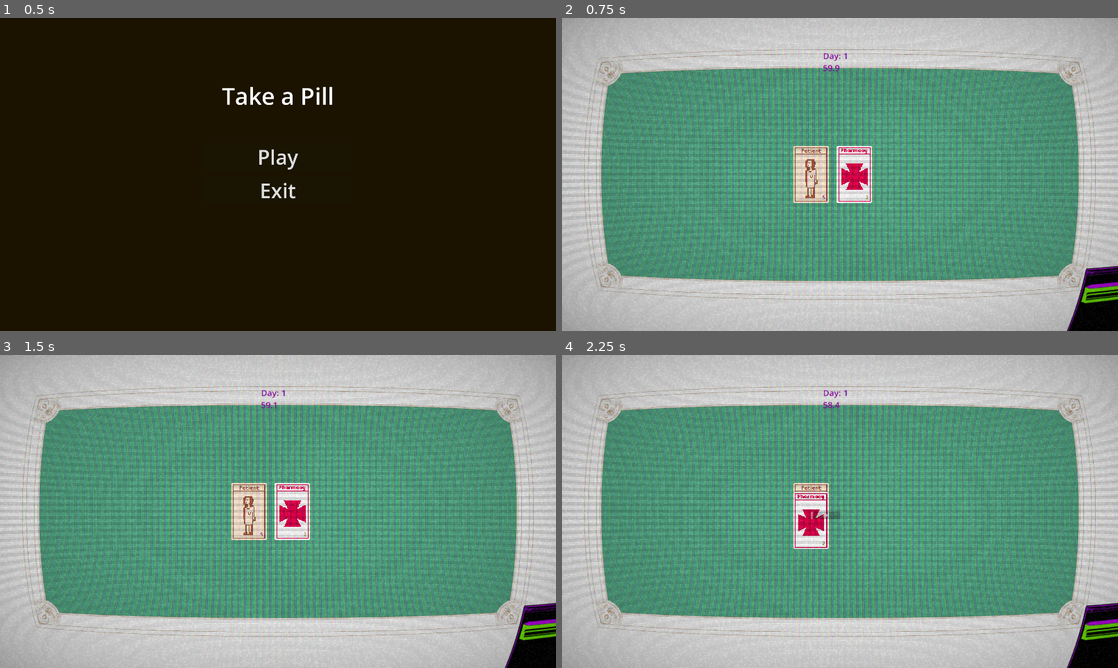
Above: before the commit, frames 1-4 (two rows, left to right).
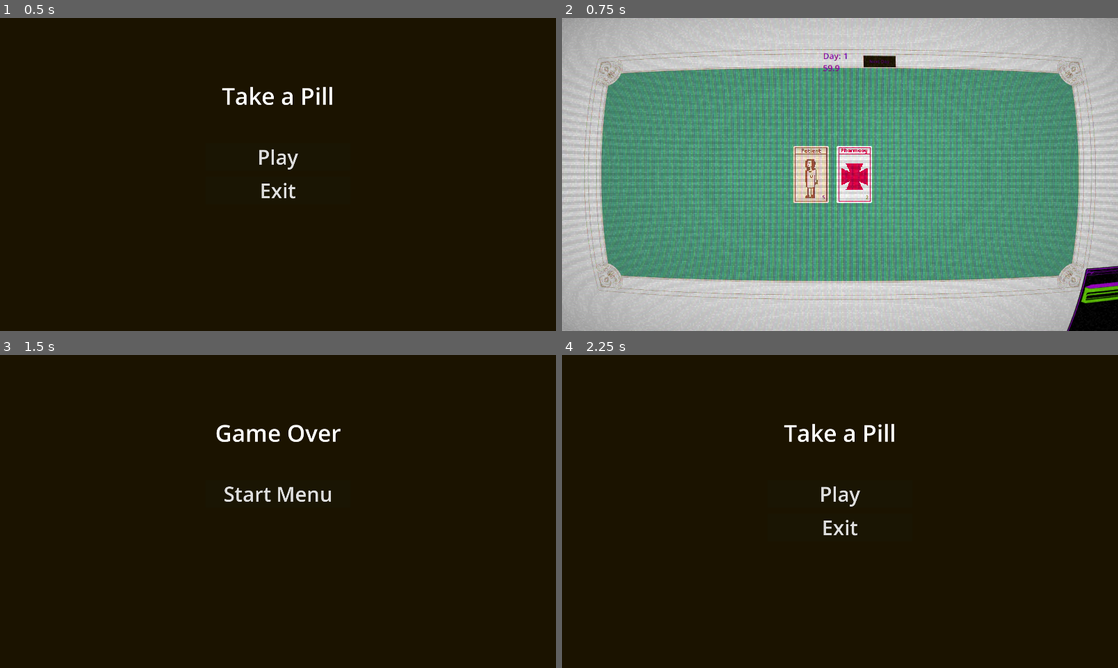
Above: after the commit, the same moments.

Repository: Pegasojuegos/Take-a-Pill
Game: Godot game, scene res://scenes/deck/start_menu.tscn
Two runs of this game, one before a commit and one after it. Both use one fixed random seed, a clock stepped at 60 frames per second and the inputs below. Sound files missing from this copy of the repository are replaced by a short silence.
Inputs (mouse positions are in pixels of both pictures, inside the frame that each line leads up to):
- Up to frame 1 (0.5 s): no input
- Up to frame 2 (0.75 s): click "Play" at 0.5 s
- Up to frame 3 (1.5 s): click (316, 395) at 1.25 s, where only the run after the commit has a clickable "Next Day"
- Up to frame 4 (2.25 s): click (840, 492) at 2 s, where only the run after the commit has a clickable "Start Menu"

Frame 1 is identical in both runs. In frame 2, 0.2% of the frame differs, in the area x 54-61%, y 12-16%; in frame 3, 99%; in frame 4, 100%, in the area x 0-100%, y 0-100%.

Commit message:
versión 2.0

Diff:
--- a/project.godot
+++ b/project.godot
@@ -15,7 +15,7 @@
 config/features=PackedStringArray("4.2", "GL Compatibility")
 boot_splash/bg_color=Color(0.109804, 0.0784314, 0.00392157, 1)
 boot_splash/image="res://icon.png"
-config/icon="res://icon.svg"
+config/icon="res://icon.png"
 
 [display]
 
@@ -28,3 +28,4 @@
 
 renderer/rendering_method="gl_compatibility"
 renderer/rendering_method.mobile="gl_compatibility"
+textures/vram_compression/import_etc2_astc=true
--- /dev/null
+++ b/scenes/AudioStreamPlayer2D.gd
@@ -0,0 +1,5 @@
+extends AudioStreamPlayer2D
+
+
+func _on_finished():
+	$".".play()
--- a/scenes/board.tscn
+++ b/scenes/board.tscn
@@ -1,7 +1,13 @@
-[gd_scene load_steps=3 format=3 uid="uid://noigxkqenfra"]
+[gd_scene load_steps=5 format=3 uid="uid://noigxkqenfra"]
 
 [ext_resource type="Script" path="res://scripts/board.gd" id="1_111hh"]
 [ext_resource type="Texture2D" uid="uid://cvdlemtvayedo" path="res://assets/images/Board.png" id="2_rv7fb"]
+
+[sub_resource type="StyleBoxFlat" id="StyleBoxFlat_tfokq"]
+bg_color = Color(0.109804, 0.0784314, 0.00392157, 1)
+
+[sub_resource type="StyleBoxFlat" id="StyleBoxFlat_87aer"]
+bg_color = Color(0.20059, 0.151921, 0.011178, 1)
 
 [node name="Board" type="Node2D"]
 script = ExtResource("1_111hh")
@@ -28,10 +34,26 @@
 size_flags_vertical = 0
 theme_override_colors/font_color = Color(0.513005, 0.000796853, 0.62964, 1)
 theme_override_font_sizes/font_size = 30
+text = "a<"
 
 [node name="Day" type="Timer" parent="."]
 wait_time = 60.0
 one_shot = true
+
+[node name="Fin" type="Timer" parent="."]
+wait_time = 2.0
+one_shot = true
+
+[node name="NextDay" type="Button" parent="."]
+offset_left = 82.0
+offset_top = -419.0
+offset_right = 196.0
+offset_bottom = -376.0
+theme_override_colors/font_color = Color(0.314133, 0.000741743, 0.472048, 1)
+theme_override_colors/font_hover_color = Color(0.700334, 0.183764, 1, 1)
+theme_override_styles/normal = SubResource("StyleBoxFlat_tfokq")
+theme_override_styles/hover = SubResource("StyleBoxFlat_87aer")
+text = "Next Day"
 
 [node name="ColorRect" type="ColorRect" parent="."]
 visible = false
@@ -48,9 +70,6 @@
 grow_vertical = 2
 size_flags_horizontal = 4
 
-[node name="Fin" type="Timer" parent="."]
-wait_time = 2.0
-one_shot = true
-
 [connection signal="timeout" from="Day" to="." method="_on_day_timeout"]
 [connection signal="timeout" from="Fin" to="." method="_on_fin_timeout"]
+[connection signal="pressed" from="NextDay" to="." method="_on_next_day_pressed"]
--- a/scenes/bot.tscn
+++ b/scenes/bot.tscn
@@ -16,5 +16,13 @@
 [node name="CollisionShape2D" type="CollisionShape2D" parent="Area2D"]
 shape = SubResource("RectangleShape2D_0qgq5")
 
+[node name="Label" type="Label" parent="."]
+offset_left = 39.0
+offset_top = 67.0
+offset_right = 50.0
+offset_bottom = 90.0
+theme_override_colors/font_color = Color(0.392346, 0.000173656, 0.420472, 1)
+theme_override_colors/font_shadow_color = Color(1, 0.870206, 0.985939, 1)
+
 [connection signal="area_entered" from="Area2D" to="." method="_on_area_2d_area_entered"]
 [connection signal="area_exited" from="Area2D" to="." method="_on_area_2d_area_exited"]
--- a/scenes/deck/ritual.tscn
+++ b/scenes/deck/ritual.tscn
@@ -8,7 +8,7 @@
 script = ExtResource("2_foh3a")
 ritualName = "Ritual"
 ritualDescription = "ag??++ae**23r0`*/a+awe-*g/"
-ritualUses = 1
+ritualUses = 666
 
 [node name="Sprite2D" parent="." index="0"]
 texture = ExtResource("3_wf18j")
--- a/scenes/final.tscn
+++ b/scenes/final.tscn
@@ -1,7 +1,9 @@
-[gd_scene load_steps=3 format=3 uid="uid://dfjvuenhbx45b"]
+[gd_scene load_steps=5 format=3 uid="uid://dfjvuenhbx45b"]
 
 [ext_resource type="Script" path="res://scenes/final.gd" id="1_2dbeo"]
 [ext_resource type="Texture2D" uid="uid://doycu1c01kfsh" path="res://assets/images/final.png" id="2_7luun"]
+[ext_resource type="AudioStream" uid="uid://bo1ypj8ud5axv" path="res://assets/Music/man-screaming-01.mp3" id="3_k4ftw"]
+[ext_resource type="Script" path="res://scenes/AudioStreamPlayer2D.gd" id="4_c5m4i"]
 
 [node name="Final" type="Control"]
 layout_mode = 3
@@ -34,3 +36,10 @@
 offset_right = 1962.0
 offset_bottom = 1081.0
 texture = ExtResource("2_7luun")
+
+[node name="AudioStreamPlayer2D" type="AudioStreamPlayer2D" parent="."]
+stream = ExtResource("3_k4ftw")
+autoplay = true
+script = ExtResource("4_c5m4i")
+
+[connection signal="finished" from="AudioStreamPlayer2D" to="AudioStreamPlayer2D" method="_on_finished"]
--- a/scenes/main.tscn
+++ b/scenes/main.tscn
@@ -1,8 +1,9 @@
-[gd_scene load_steps=5 format=3 uid="uid://b7vrfpqnbenr2"]
+[gd_scene load_steps=6 format=3 uid="uid://b7vrfpqnbenr2"]
 
 [ext_resource type="PackedScene" uid="uid://noigxkqenfra" path="res://scenes/board.tscn" id="1_bdr8t"]
 [ext_resource type="Shader" path="res://Shaders/ShaderCRT.gdshader" id="2_awuwu"]
 [ext_resource type="AudioStream" uid="uid://fs26j4ygwvok" path="res://assets/Music/6- The Veil of Night.mp3" id="4_3r2pm"]
+[ext_resource type="Script" path="res://scenes/AudioStreamPlayer2D.gd" id="4_4el00"]
 
 [sub_resource type="ShaderMaterial" id="ShaderMaterial_umbrx"]
 resource_local_to_scene = true
@@ -55,3 +56,6 @@
 [node name="AudioStreamPlayer2D" type="AudioStreamPlayer2D" parent="."]
 stream = ExtResource("4_3r2pm")
 autoplay = true
+script = ExtResource("4_4el00")
+
+[connection signal="finished" from="AudioStreamPlayer2D" to="AudioStreamPlayer2D" method="_on_finished"]
--- a/scripts/board.gd
+++ b/scripts/board.gd
@@ -15,7 +15,7 @@
 	{"ingredients": {"Patient": 1, "CrazyPatient":1}, "result": {"Flesh": 1}},
 	{"ingredients": {"Fabric": 4, "Patient":1}, "result": {"Blanket": 1}},
 	{"ingredients": {"Blanket": 2, "Patient":1, "Flesh":2, "Scrap":1}, "result": {"Doll": 1}},
-	{"ingredients": {"Doll": 6, "Flesh":6, "Patient":6}, "result": {"Ritual": 1}},
+	{"ingredients": {"Doll": 3, "Flesh":3, "Patient":3}, "result": {"Ritual": 1}},
 	{"ingredients": {"MisteryBox": 1, "Ritual":1, }, "result": {"final": 1}},
 	{"ingredients": {"Laboratory": 1, "Scrap":6, "Blanket":1, "Patient":1 }, "result": {"UpdateLabotatory": 1}},
 	{"ingredients": {"Patient": 1, "Drugs": 1, "UpdateLabotatory": 1}, "result": {"Medication": 1}},
@@ -31,16 +31,28 @@
 var stelableCards:Dictionary = {
 	"Dump":{#Probability
 		"min":1,
-		"max":40
+		"max":35
 	},
 	"Pharmacy":{
-		"min":41,
+		"min":36,
 		"max":80
 	},
 	"Patient": {
 		"min":81,
+		"max":90
+	},
+	"Medication": {
+		"min":91,
+		"max":95
+	},
+	"Blanket":{
+		"min":95,
+		"max":98
+	},
+	"Flesh":{
+		"min":99,
 		"max":100
-	},
+	}
 }
 
 func _ready():
@@ -67,7 +79,6 @@
 
 
 
-
 func _process(_delta):
 	$Label.text = "Day: " + str(days) + "\n" + str( "%0.1f" % $Day.time_left) #Show time with one decimal
 
@@ -137,11 +148,9 @@
 						# Safe patients and medications in the array
 						match newCard.cardName:
 							"Patient":
-								patientsInGame.append(newCard)
 								for j in range(selectedCards.size()):
 									if selectedCards[j].cardName == "CrazyPatient":
-										patientsInGame.erase(selectedCards[j])
-										selectedCards[j].queue_free()
+										selectedCards[j].goNormal(newCard)
 							"Medication": medicationsInGame.append(newCard)
 							"Zombie": #If craft a zombie, kill the patient
 								for j in range(selectedCards.size()):
@@ -175,16 +184,18 @@
 			medicationsInGame[0].use(1)
 			medicationsInGame.remove_at(0)
 
-		# Make the crazy patients atack patients
-		var patientsAtacked: Array = []
-		for crazy in crazyPatientsInGame:
-			if patientsInGame.size() > 0:
-				var number = int(randf_range(0,patientsInGame.size()-1))
-				if not patientsAtacked.has(patientsInGame[number]):
-					patientsAtacked.append(patientsInGame[number])
-					crazy.atack(patientsInGame[number])
-
 		print("Die")
+
+	# Make the crazy patients atack patients
+	var patientsAtacked: Array = []
+	for crazy in crazyPatientsInGame:
+		if patientsInGame.size() > 0:
+			var number = int(randf_range(0,patientsInGame.size()-1))
+			if not patientsAtacked.has(patientsInGame[number]):
+				patientsAtacked.append(patientsInGame[number])
+				crazy.atack(patientsInGame[number])
+
+
 	if patientsInGame.size() <= 0: gameOver()
 	else:
 		stealCard()
@@ -213,14 +224,13 @@
 
 func stealCard():
 	var cardsToSteal: Array = []
-	cardsToSteal.append("Dump")
-	cardsToSteal.append("Pharmacy")
 
 	while cardsToSteal.size() < numberOfSteals:
 		var random = int(randi_range(0,100))
 		for card in stelableCards.keys():
-			if random >= stelableCards[card]["min"] and random <= stelableCards[card]["max"]:
-				cardsToSteal.append(card)
+			if not cardsToSteal.has(card):
+				if random >= stelableCards[card]["min"] and random <= stelableCards[card]["max"]:
+					cardsToSteal.append(card)
 
 	var i: int = 0
 	for card in cardsToSteal:
@@ -235,6 +245,7 @@
 
 			match card:
 				"Patient": patientsInGame.append(newCard)
+				"Medication": medicationsInGame.append(newCard)
 
 			i += 1
 
@@ -252,3 +263,7 @@
 		$CardsInGame.remove_child(child)
 	print("Win")
 	get_tree().change_scene_to_file("res://scenes/final.tscn")
+
+
+func _on_next_day_pressed():
+	nextDay()
--- a/scripts/bot.gd
+++ b/scripts/bot.gd
@@ -13,6 +13,7 @@
 	self.description = description
 	self.life = life
 	self.damage = damage
+	$Label.text = str(life)
 
 # Atack to one objective
 func atack(objective: Card):
@@ -34,8 +35,13 @@
 
 func hurt(damageDone: int) -> bool:
 	life -= damageDone
+	$Label.text = str(life)
 	var die: bool = life <= 0
-	if die : queue_free()
+	if die :
+		match cardName:
+			"CrazyPatient":
+				get_parent().get_parent().crazyPatientsInGame.erase(self)
+		queue_free()
 	return die
 
 
--- a/scripts/deck/crazy_patient.gd
+++ b/scripts/deck/crazy_patient.gd
@@ -8,10 +8,7 @@
 func _init():
 	super._init(crazyPatientName, crazyPatientDescription, crazyPatientLife, crazyPatientDamage)
 
-func goNormal():
-	var normal = preload("res://scenes/deck/patient.tscn").instantiate()
-	normal.position = position
-	get_parent().add_child(normal)
-	get_parent().get_parent().patientsInGame.append(normal)
+func goNormal(patient: Entity):
+	get_parent().get_parent().patientsInGame.append(patient)
 	get_parent().get_parent().crazyPatientsInGame.erase(self)
 	queue_free()
--- a/scripts/deck/drugs.gd
+++ b/scripts/deck/drugs.gd
@@ -2,7 +2,7 @@
 
 @export var drugsName: String = "Drugs"
 @export var dugsDescription: String = "Some strange dugs"
-@export var drugsUses: int = 2
+@export var drugsUses: int = 1
 
 
 func _init():
--- a/scripts/deck/dump.gd
+++ b/scripts/deck/dump.gd
@@ -2,7 +2,7 @@
 
 @export var fleshName: String = "Dump"
 @export var fleshDescription: String = "It stinks!"
-@export var fleshUses: int = 2
+@export var fleshUses: int = 1
 
 func _init():
 	super._init(fleshName, fleshDescription, fleshUses)
--- a/scripts/deck/ritual.gd
+++ b/scripts/deck/ritual.gd
@@ -2,7 +2,7 @@
 
 @export var ritualName: String = "Ritual"
 @export var ritualDescription: String = "ag??++ae**23r0`*/a+awe-*g/"
-@export var ritualUses: int = 1
+@export var ritualUses: int = 666
 
 func _init():
 	super._init(ritualName, ritualDescription, ritualUses)
--- a/scripts/entity.gd
+++ b/scripts/entity.gd
@@ -17,6 +17,9 @@
 	$Label.text = str(life)
 	var die: bool = life <= 0
 	if die :
+		match cardName:
+			"Patient":
+				get_parent().get_parent().patientsInGame.erase(self)
 		emit_signal("cardRemoved")
 		queue_free()
 	return die
Not shown, added: assets/Music/man-screaming-01.mp3.import
Not shown, changed: export_presets.cfg
Not shown, added: assets/Music/man-screaming-01.mp3
